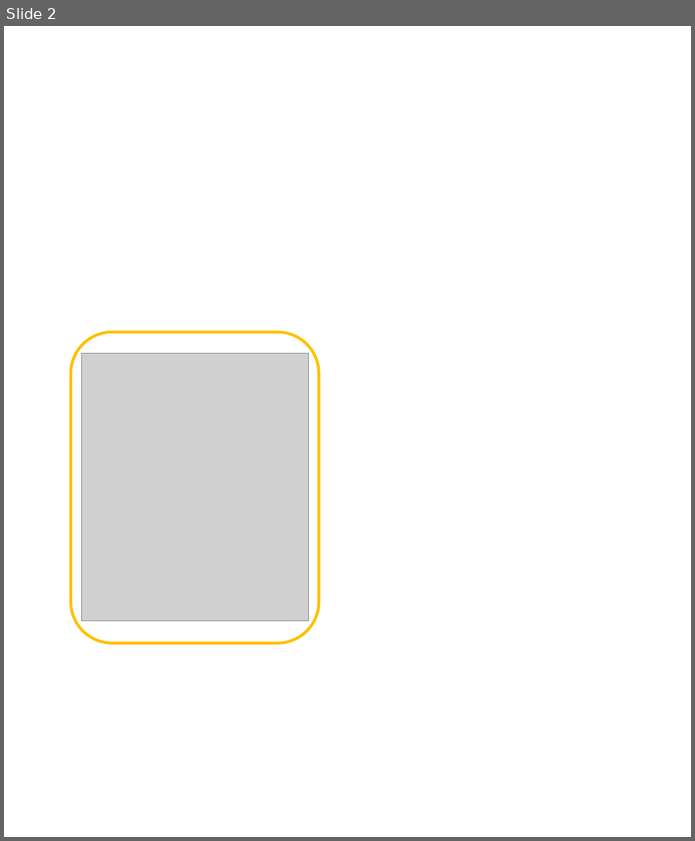
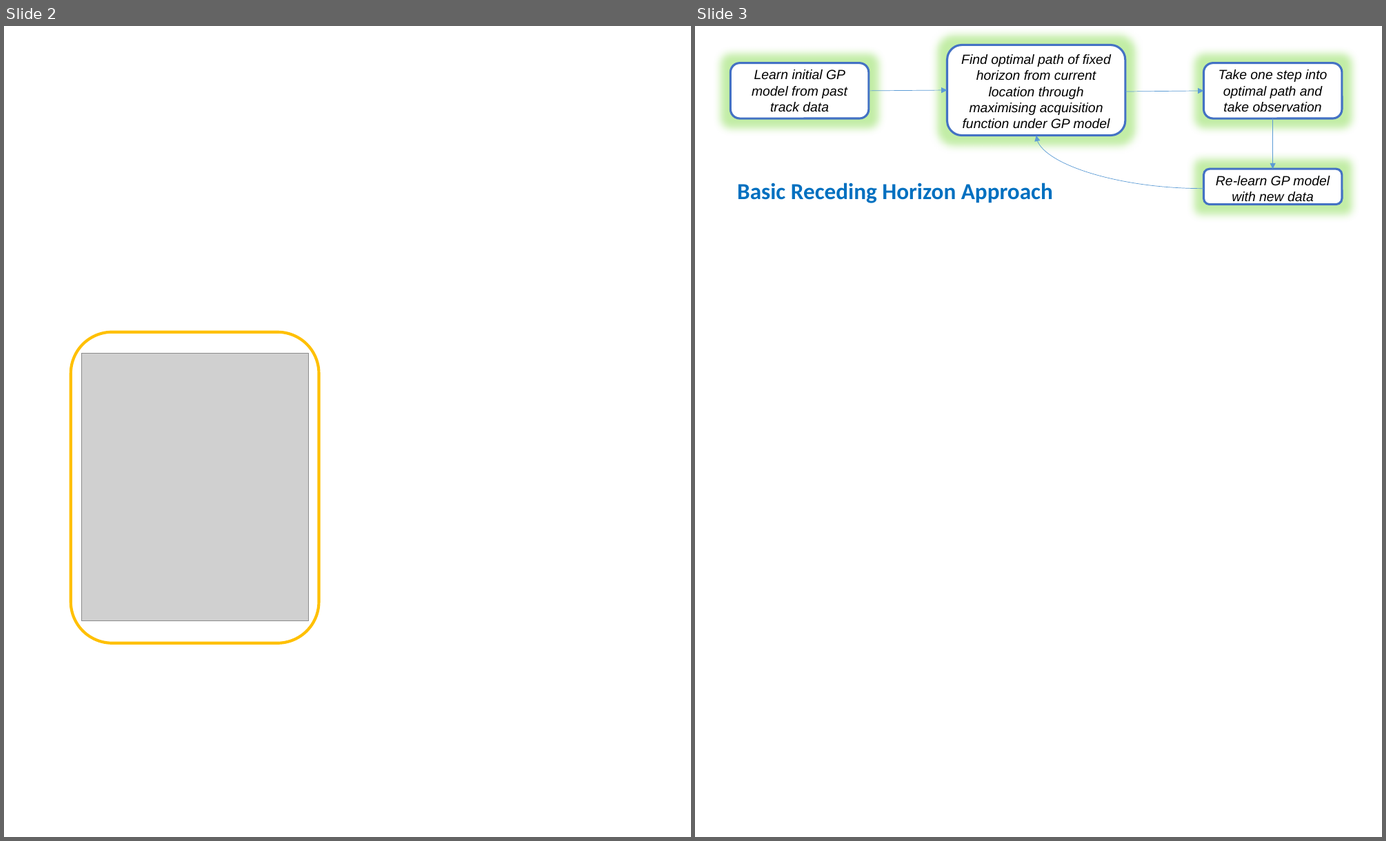
Before and after one commit to Kelvin-Hsu/ocean-exploration, a slide deck: thesis-paper/Figures/diagrams.pptx. Shown side by side, each under a label of ours: slide 2 before the commit, slides 2 and 3 after it. The pictures are 695x841 and 1386x841 pixels, drawn with LibreOffice and Linux fonts; fonts in the diff are those of the drawing; grey boxes stand for pictures. Boxes give left, top, right and bottom in pixels: in the first picture for what was removed or moved away, otherwise in the second. Text is boxed around its words. In the diff, an @@ line names an element or a change of style, - is before the commit and + after.

```diff
--- a/thesis-paper/Figures/diagrams.pptx
+++ b/thesis-paper/Figures/diagrams.pptx
@@ slide 3 added at [695,26,1382,837], background #FFFFFF @@
@@ rounded rectangle added at [948,45,1126,136], fill #FFFFFF, outline #4472C4 2.25 pt @@
@@ rounded rectangle added at [731,63,869,118], fill #FFFFFF, outline #4472C4 2.25 pt @@
@@ text added at [961,54,1111,129], 14 pt, text #000000, italic @@
+Find optimal path of fixed horizon from current location through maximising acquisition function under GP model
@@ rounded rectangle added at [1204,63,1342,118], fill #FFFFFF, outline #4472C4 2.25 pt @@
@@ text added at [752,69,847,112], 14 pt, text #000000, italic @@
+Learn initial GP model from past track data
@@ text added at [1219,69,1327,112], 14 pt, text #000000, italic @@
+Take one step into optimal path and take observation
@@ arrow added from (869, 91) to (948, 90), #5B9BD5 0.5 pt @@
@@ arrow added from (1125, 92) to (1204, 91), #5B9BD5 0.5 pt @@
@@ arrow added from (1273, 118) to (1273, 169), #5B9BD5 0.5 pt @@
@@ curved arrow added from (1204, 189) to (1037, 135), #5B9BD5 0.5 pt @@
@@ rounded rectangle added at [1204,169,1342,205], fill #FFFFFF, outline #4472C4 2.25 pt @@
@@ text added at [737,183,1053,203], 24 pt, text #0070C0, bold @@
+Basic Receding Horizon Approach
@@ text added at [1216,176,1330,205], 14 pt, text #000000, italic @@
+Re-learn GP model with new data
```
Also in this commit, not shown: 6 other files.
